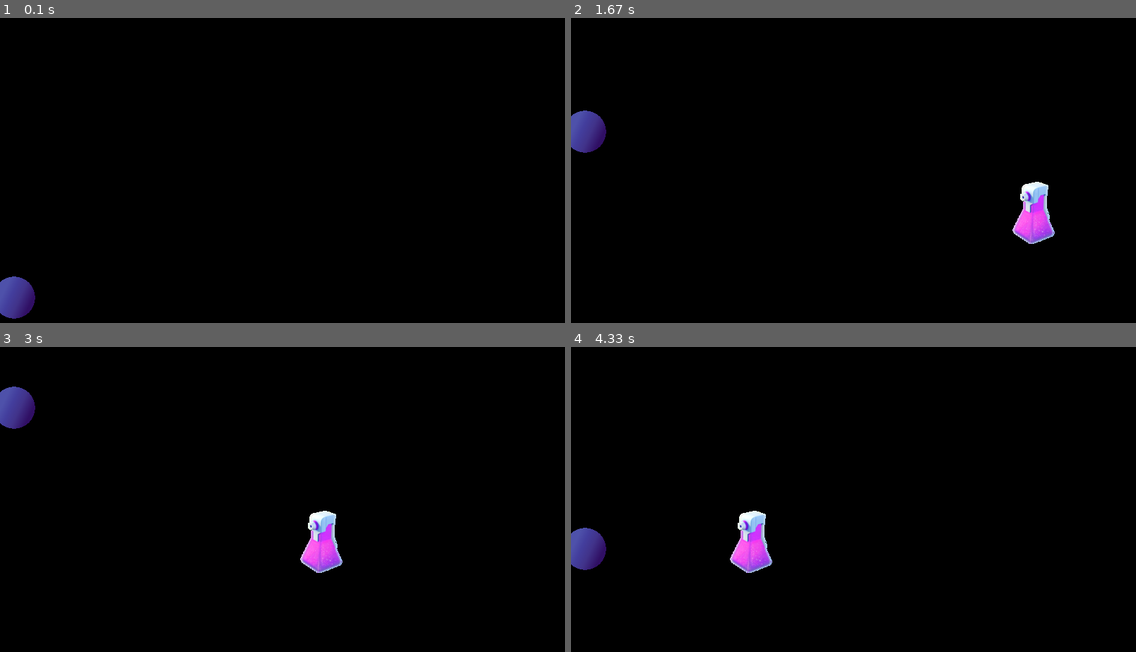
Above: before the commit, frames 1-4 (two rows, left to right).
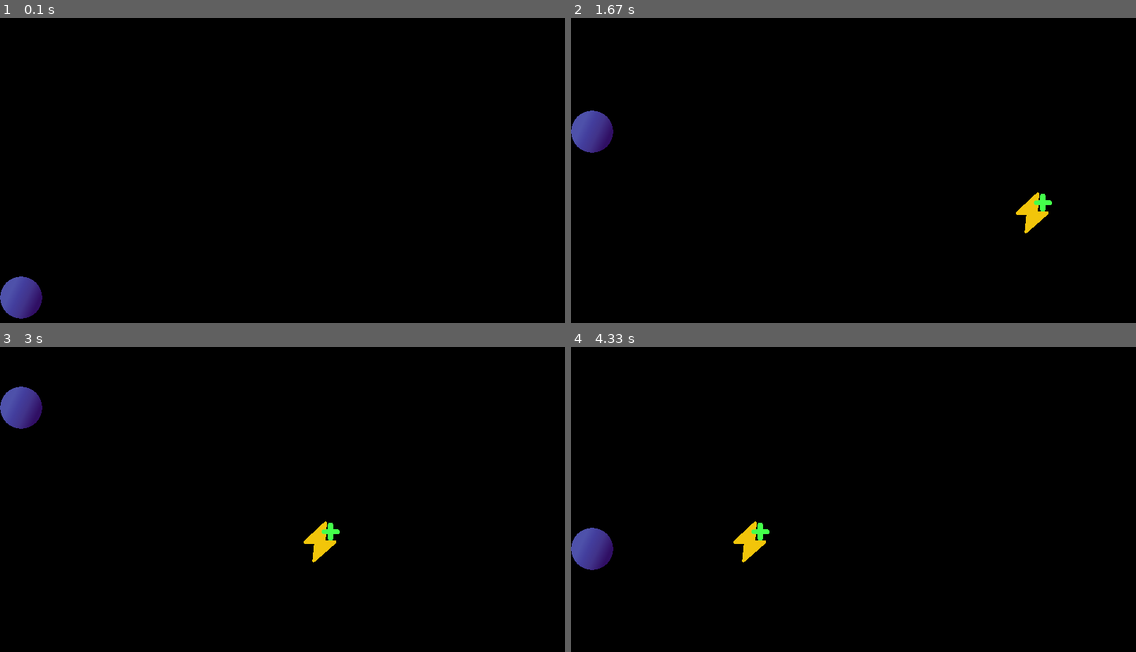
Above: after the commit, the same moments.

Repository: JulianH99/pygame2017
Game: pygame game, started from powerups/main.py
The game is run twice, just before and just after one commit, with the same random seed, the same clock (stepped at 60 frames per second) and the same inputs. The source is Python 2; it was converted automatically to run under Python 3.
Inputs:
- Up to frame 1 (0.1 s): no input
- Up to frame 2 (1.67 s): no input
- Up to frame 3 (3 s): no input
- Up to frame 4 (4.33 s): no input

The runs differ from the first frame. In frame 1, 0.3% of the frame differs, in the area x 0-8%, y 84-99%; in frame 2, 1.3%, in the area x 0-86%, y 30-75%; in frame 3, 1.3%; in frame 4, 1.3%.

Commit message:
Agregadas las imagenes para los demas efectos :robot:

Diff:
--- a/Mundo/Laser.py
+++ b/Mundo/Laser.py
@@ -6,7 +6,7 @@
 class Laser(Obstaculo):
 
     def __init__(self, ruta, ruta2, X, Y, danio):
-        super().__init__(ruta, X, Y, danio)
+        Obstaculo.__init__(self, ruta, X, Y, danio)
         self.horizontal = False  # laser horizontal o vertical
         self.activo = False  # activo o no
         self.ruta2 = ruta2
--- a/Mundo/Obstaculo.py
+++ b/Mundo/Obstaculo.py
@@ -6,7 +6,7 @@
     def __init__(self, ruta, X, Y, danio):
         self.imagen = image.load(ruta)
         self.rect = self.imagen.get_rect()  # rectangulo creado apartir de la iamgen del obstaculo
-        self.valorDanio = danio  # daño que hace el obstaculo
+        self.valorDanio = danio  # danio que hace el obstaculo
         self.rect.centerx = X  # centro en x del obstaculo
         self.rect.centery = Y  # centro en y del obstaculo
 
--- a/powerups/classes/ball.py
+++ b/powerups/classes/ball.py
@@ -11,7 +11,7 @@
         self.limit = limit
         self.image = pygame.image.load('./img/ball.png').convert()
         self.rect = self.image.get_rect()
-        self.rect.center = (20, self.limit - 20)
+        self.rect.center = (30, self.limit - 20)
         self.goes_up = True
         pygame.sprite.Sprite.__init__(self)
 
--- a/powerups/classes/powerup.py
+++ b/powerups/classes/powerup.py
@@ -20,7 +20,7 @@
         self.x_limit = limits[0] + 100
 
         self.image = pygame.image.load(image).convert()
-        self.image.set_colorkey((0, 0, 0))
+        self.image.set_colorkey((255, 255, 255))
         self.rect = self.image.get_rect()
         self.rect.center = (self.x_limit, self.y_limit)
 
--- a/powerups/main.py
+++ b/powerups/main.py
@@ -3,7 +3,7 @@
 
 from classes.ball import Ball
 from classes.powerup import PowerUp
-from classes.effects import MoreLifeEffect
+from classes.effects import MoreLifeEffect, MoreScorePointsEffect
 
 # dimensiones de la ventana
 WIDTH = 800
@@ -21,7 +21,7 @@
 
 # creacion de Sprites
 ball = Ball(HEIGHT - 50)
-power_up = PowerUp("./img/power.png", MoreLifeEffect(), (WIDTH, HEIGHT))
+power_up = PowerUp("./img/morescore.png", MoreScorePointsEffect(), (WIDTH, HEIGHT))
 
 # grupo de sprites
 sprite_group = pygame.sprite.Group()
Binary file added: powerups/img/lesslife.png
Binary file added: powerups/img/lessscore.png
Binary file added: powerups/img/lessspeed.png
Binary file added: powerups/img/morelife.png
Binary file added: powerups/img/morescore.png
Binary file added: powerups/img/morespeed.png
